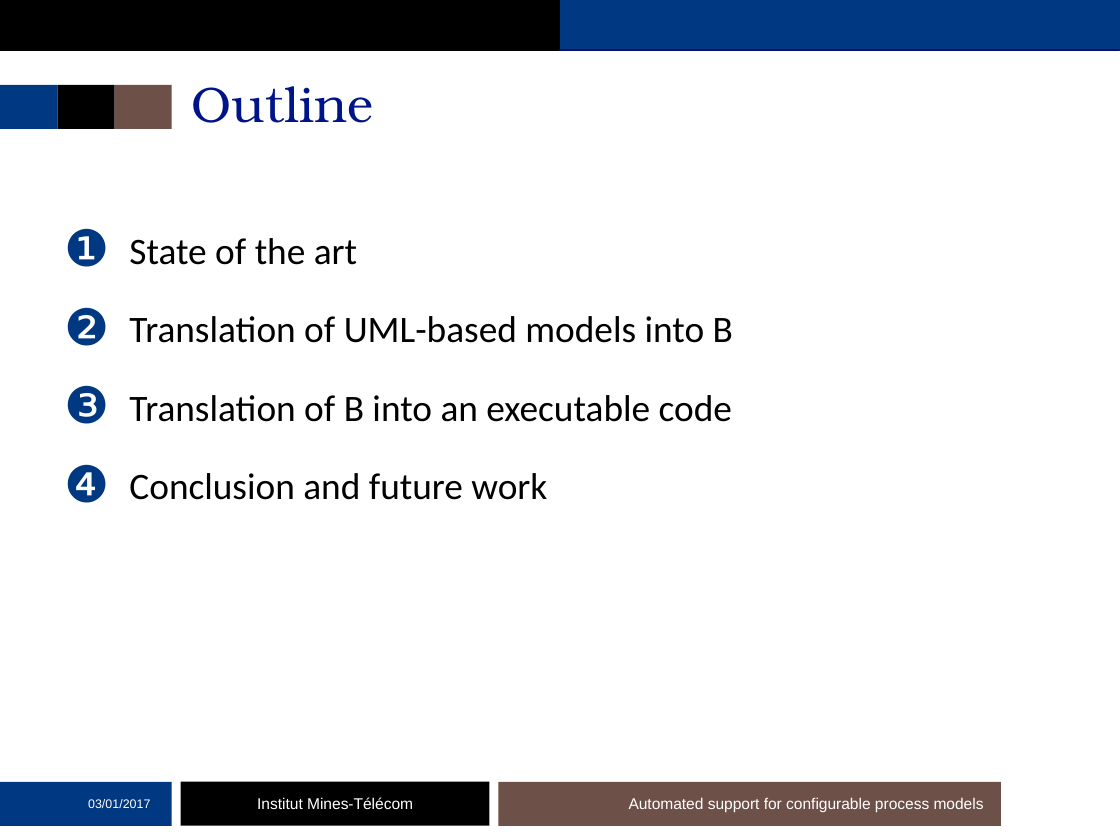
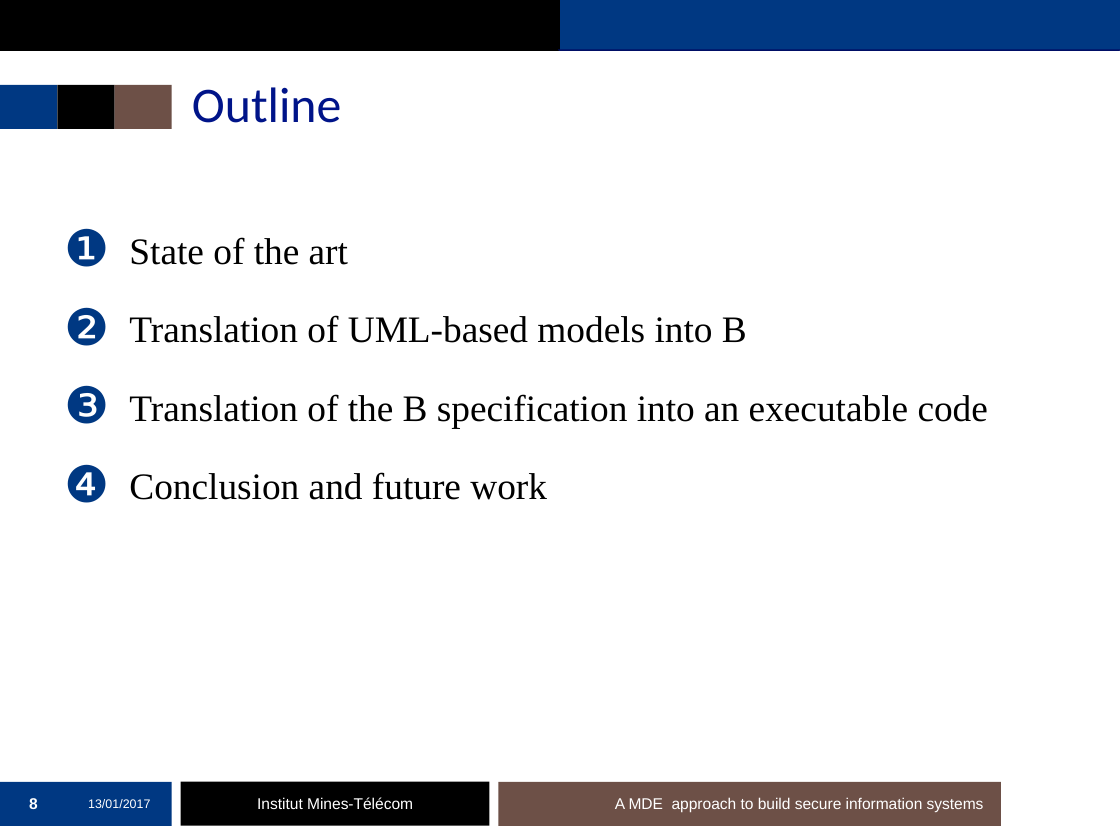
Before and after one commit to mai-ng/phdDefense, a slide deck: slide 8 of slides/presentation-defense.pptx (slide 9 before the commit). Drawn at 1120x840 pixels with LibreOffice and Linux fonts; fonts in the diff are those of the drawing; background and template pictures are left out. Boxes give left, top, right and bottom in pixels: in the first picture for what was removed or moved away, otherwise in the second. Text is boxed around its words. In the diff, an @@ line names an element or a change of style, - is before the commit and + after.

```diff
--- a/slides/presentation-defense.pptx
+++ b/slides/presentation-defense.pptx
@@ title "Outline" at (192, 87, 341, 123): font TeX Gyre Bonum to Calibri @@
@@ text at (129, 237, 747, 500): font Calibri to Times New Roman in "State of the art", "Translation of UML-based models into B", "Conclusion and future work" @@
@@ text at (129, 394, 988, 428): text changed; font Calibri to Times New Roman @@
-❸ Translation of B into an executable code
+❸ Translation of the B specification into an executable code
@@ page number added at (29, 798, 38, 809), 10 pt, text #FFFFFF, bold @@
+8
@@ text at (88, 799, 150, 808): text changed @@
-03/01/2017
+13/01/2017
@@ text at (615, 797, 984, 813): text changed @@
-Automated support for configurable process models
+A MDE approach to build secure information systems
```
Also in this commit, not shown: 63 other slides changed, 1 slide removed.
